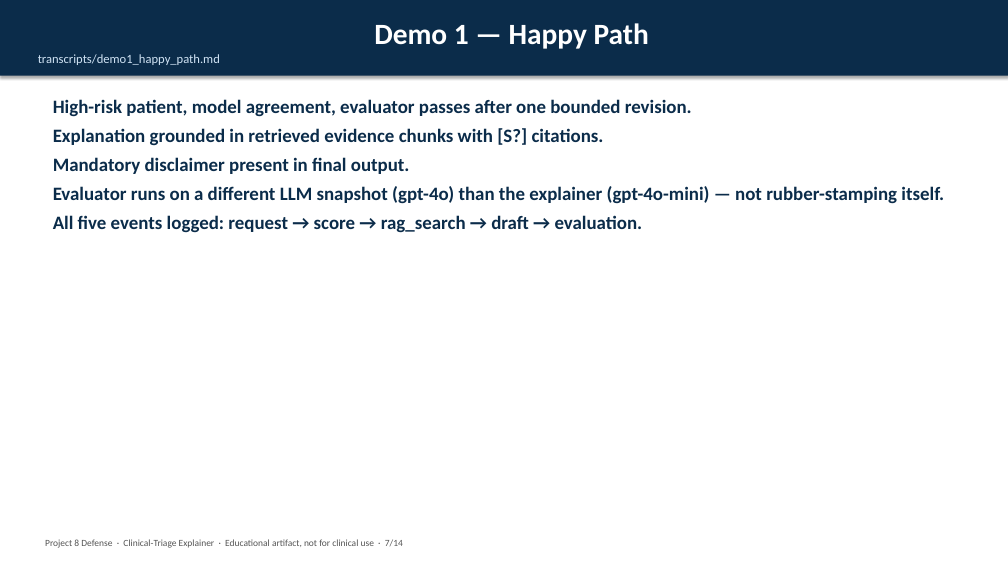
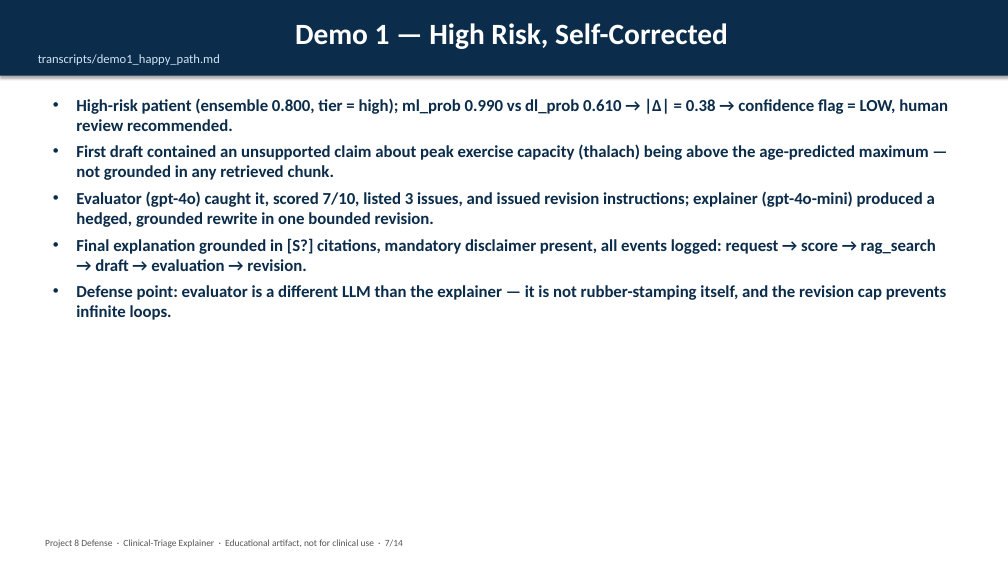
Before and after one commit to udacity-project-sidhu/industry-Integrated-AI-System, a slide deck: slide 7 of defense doc/Defense_Deck.pptx. Drawn at 1008x567 pixels with LibreOffice and Linux fonts; fonts in the diff are those of the drawing. Boxes give left, top, right and bottom in pixels: in the first picture for what was removed or moved away, otherwise in the second. Text is boxed around its words. In the diff, an @@ line names an element or a change of style, - is before the commit and + after.

```diff
--- a/defense doc/Defense_Deck.pptx
+++ b/defense doc/Defense_Deck.pptx
@@ text in rectangle at bbox=[295, 23, 728, 49]: text changed @@
-Demo 1 — Happy Path
+Demo 1 — High Risk, Self-Corrected
@@ text at bbox=[76, 98, 948, 320]: text changed; size 18 to 16 pt @@
-High-risk patient, model agreement, evaluator passes after one bounded revision.
-Explanation grounded in retrieved evidence chunks with [S?] citations.
-Mandatory disclaimer present in final output.
-Evaluator runs on a different LLM snapshot (gpt-4o) than the explainer (gpt-4o-mini) — not rubber-stamping itself.
-All five events logged: request → score → rag_search → draft → evaluation.
+• High-risk patient (ensemble 0.800, tier = high); ml_prob 0.990 vs dl_prob 0.610 → |Δ| = 0.38 → confidence flag = LOW, human review recommended.
+• First draft contained an unsupported claim about peak exercise capacity (thalach) being above the age-predicted maximum — not grounded in any retrieved chunk.
+• Evaluator (gpt-4o) caught it, scored 7/10, listed 3 issues, and issued revision instructions; explainer (gpt-4o-mini) produced a hedged, grounded rewrite in one bounded revision.
+• Final explanation grounded in [S?] citations, mandatory disclaimer present, all events logged: request → score → rag_search → draft → evaluation → revision.
+• Defense point: evaluator is a different LLM than the explainer — it is not rubber-stamping itself, and the revision cap prevents infinite loops.
```
Also in this commit, not shown: 10 other slides changed, 21 other files.
